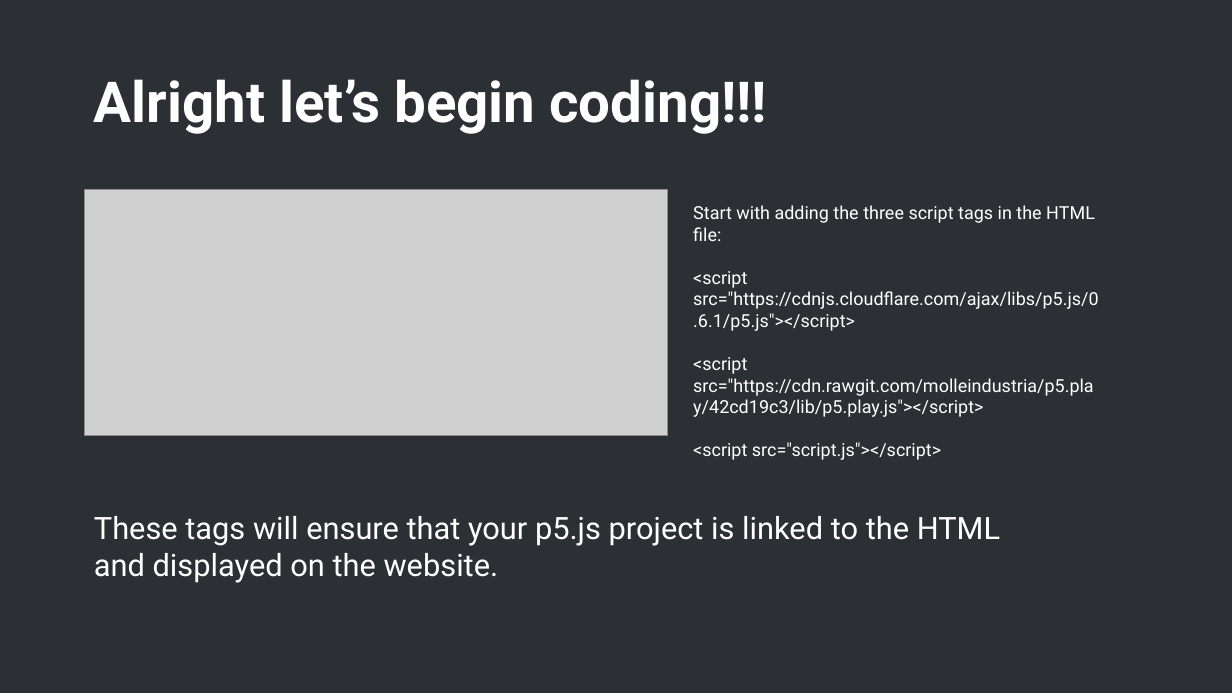
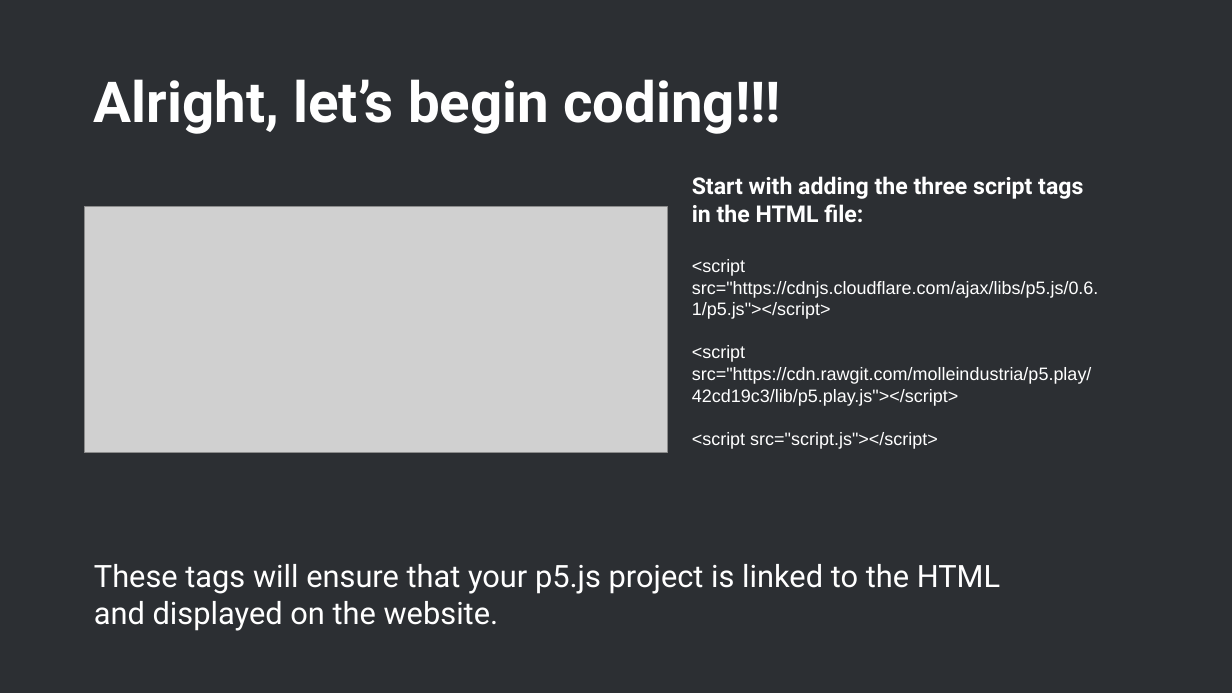
Before and after one commit to Kaidriver/p5.js-pong-workshop, a slide deck: slide 6 of p5.js workshopu.pptx. Drawn at 1232x693 pixels with LibreOffice and Linux fonts; fonts in the diff are those of the drawing; grey boxes stand for pictures; background and template pictures are left out. Boxes give left, top, right and bottom in pixels: in the first picture for what was removed or moved away, otherwise in the second. Text is boxed around its words. In the diff, an @@ line names an element or a change of style, - is before the commit and + after.

```diff
--- a/p5.js workshopu.pptx
+++ b/p5.js workshopu.pptx
@@ title at (94, 79, 781, 134): text changed @@
-Alright let’s begin coding!!!
+Alright, let’s begin coding!!!
@@ text "Start with adding the three ...": place and size @@
-text "Start with adding the three ..." at (693, 205, 1098, 460)
+text "Start with adding the three ..." at (692, 176, 1099, 449)
@@ text "Start with adding the three ..." at (692, 176, 1099, 449): size 14 to 18 pt, bold on in "Start with adding the three script tags ..."; font Roboto to Arial in "<script src="https://cdnjs.cloudflare.com/ajax/libs/p5.js/0. ...", "<script src="https://cdn.rawgit.com/molleindustria/p5.play/4 ...", "<script src="script.js"></script>" @@
@@ picture: place and size @@
-picture at (85, 189, 667, 435)
+picture at (85, 207, 667, 453)
@@ text "These tags will ensure that ...": place and size @@
-text "These tags will ensure that ..." at (94, 516, 1000, 583)
+text "These tags will ensure that ..." at (94, 564, 1000, 631)
```
Also in this commit, not shown: 14 other slides changed, 3 slides added.
